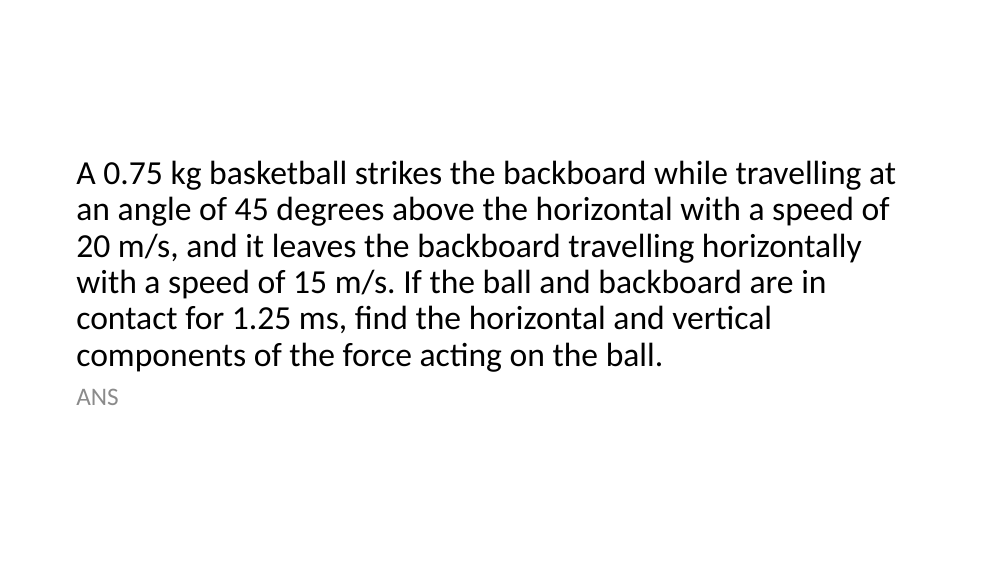
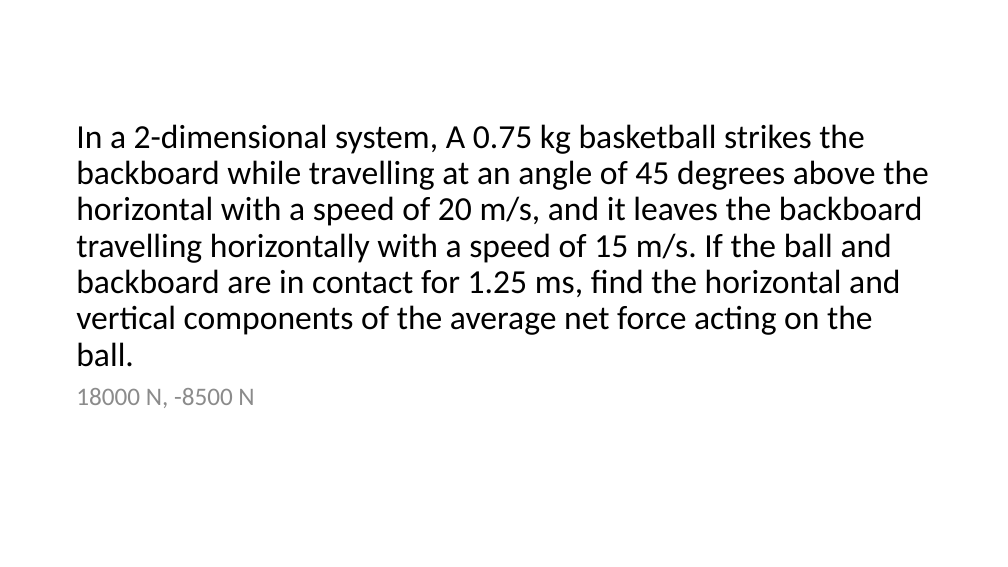
Before and after one commit to jwknaup/Junior, a slide deck: slide 15 of SI - 121/Exam 3 Review Ch 6-8.pptx. Drawn at 1008x567 pixels with LibreOffice and Linux fonts; fonts in the diff are those of the drawing. Boxes give left, top, right and bottom in pixels: in the first picture for what was removed or moved away, otherwise in the second. Text is boxed around its words. In the diff, an @@ line names an element or a change of style, - is before the commit and + after.

```diff
--- a/SI - 121/Exam 3 Review Ch 6-8.pptx
+++ b/SI - 121/Exam 3 Review Ch 6-8.pptx
@@ title at (76, 124, 929, 367): text changed @@
-A 0.75 kg basketball strikes the backboard while travelling at an angle of 45 degrees above the horizontal with a speed of 20 m/s, and it leaves the backboard travelling horizontally with a speed of 15 m/s. If the ball and backboard are in contact for 1.25 ms, find the horizontal and vertical components of the force acting on the ball.
+In a 2-dimensional system, A 0.75 kg basketball strikes the backboard while travelling at an angle of 45 degrees above the horizontal with a speed of 20 m/s, and it leaves the backboard travelling horizontally with a speed of 15 m/s. If the ball and backboard are in contact for 1.25 ms, find the horizontal and vertical components of the average net force acting on the ball.
@@ text at (76, 388, 254, 408): text changed @@
-ANS
+18000 N, -8500 N
```
Also in this commit, not shown: 8 other slides changed.
